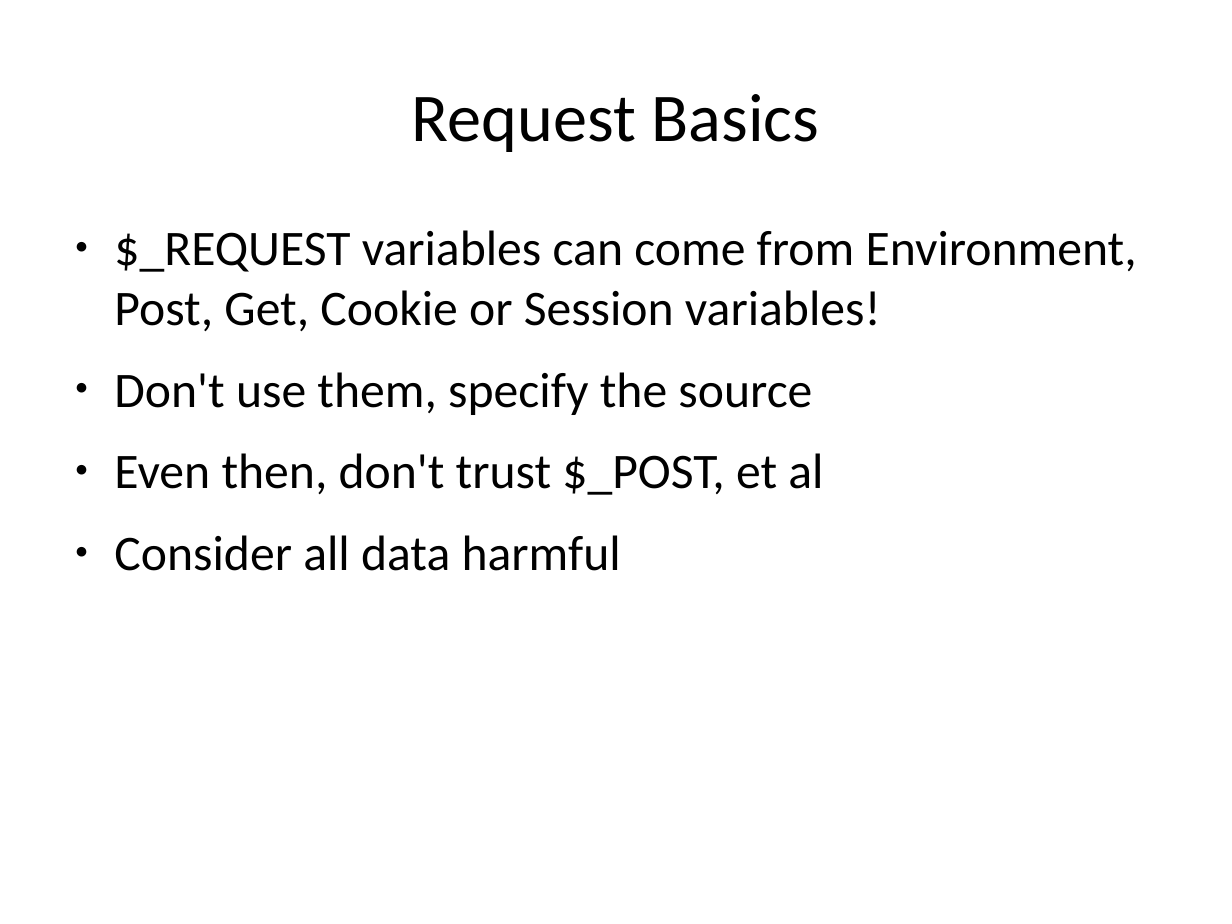
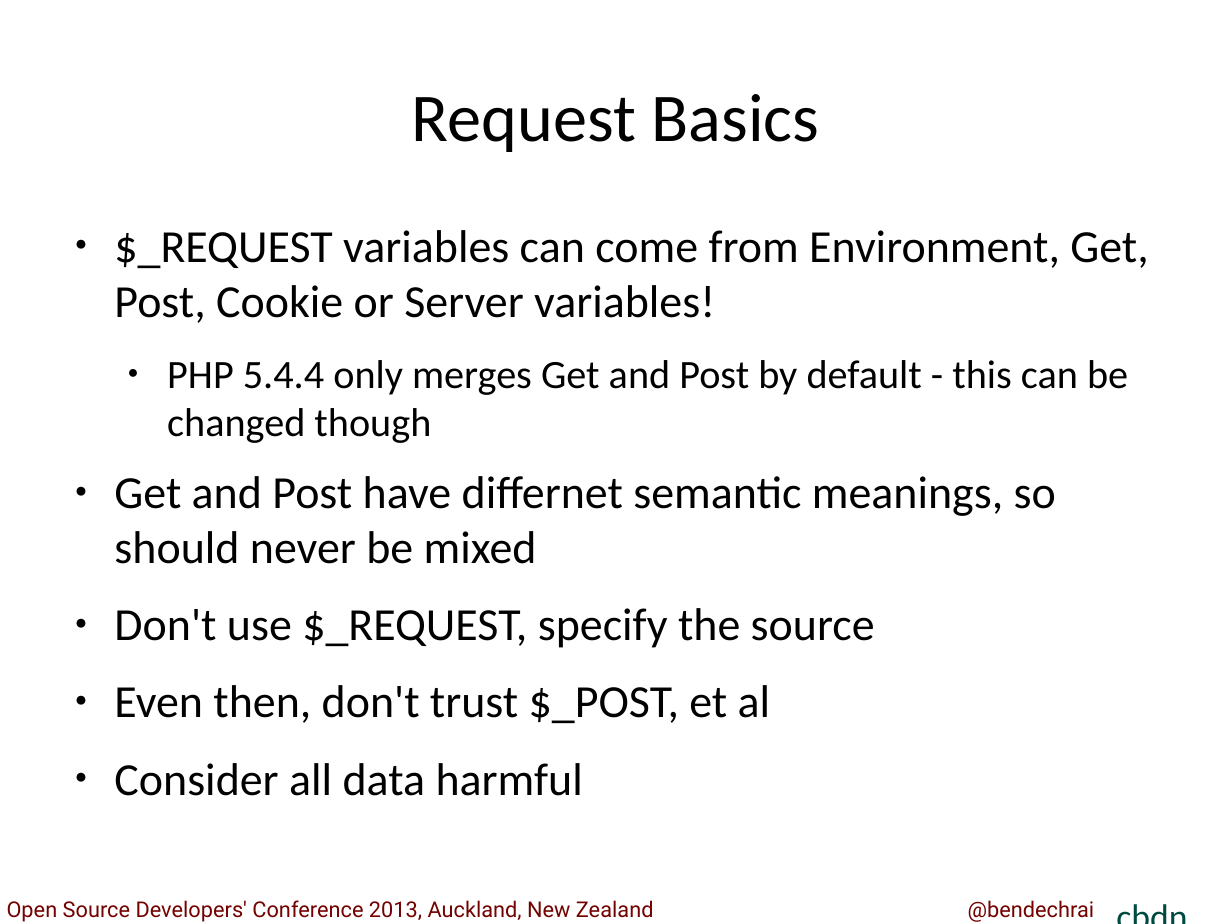
Before and after one commit to bendechrai/preso-understanding-php, a slide deck: slide 12 of Understanding PHP; a Guide to Security.odp (slide 13 before the commit). Drawn at 1232x924 pixels with LibreOffice and Linux fonts; fonts in the diff are those of the drawing. Boxes give left, top, right and bottom in pixels: in the first picture for what was removed or moved away, otherwise in the second. Text is boxed around its words. In the diff, an @@ line names an element or a change of style, - is before the commit and + after.

```diff
--- a/Understanding PHP; a Guide to Security.odp
+++ b/Understanding PHP; a Guide to Security.odp
@@ text at <box>114,230,1148,648</box>: text changed; size 32 to 29.6 pt @@
-● $_REQUEST variables can come from Environment, Post, Get, Cookie or Session variables!
-● Don't use them, specify the source
+● $_REQUEST variables can come from Environment, Get, Post, Cookie or Server variables!
+  ● PHP 5.4.4 only merges Get and Post by default - this can be changed though
+● Get and Post have differnet semantic meanings, so should never be mixed
+● Don't use $_REQUEST, specify the source
@@ text at <box>114,685,771,796</box>: size 32 to 29.6 pt in "Even then, don't trust $_POST, et al", "Consider all data harmful" @@
@@ text added at <box>1106,889,1232,924</box>, 23 pt, text #004B3F @@
+cbdn
@@ text added at <box>7,900,654,922</box>, 14 pt, text #730200 @@
+Open Source Developers' Conference 2013, Auckland, New Zealand
@@ text added at <box>968,900,1095,922</box>, 14 pt, text #730200 @@
+@bendechrai
```
Also in this commit, not shown: 16 other slides changed, 8 slides added, 7 slides removed, 8 other files.
